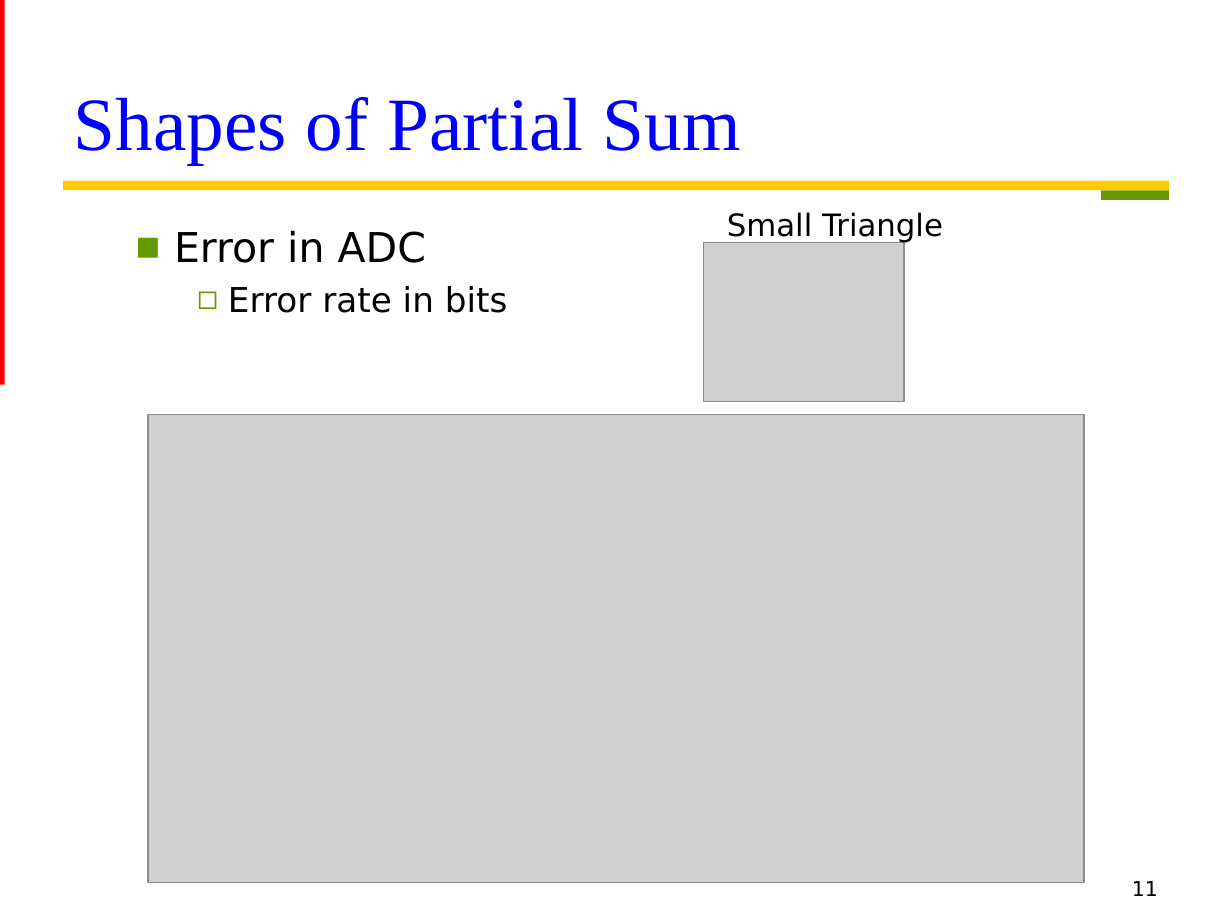
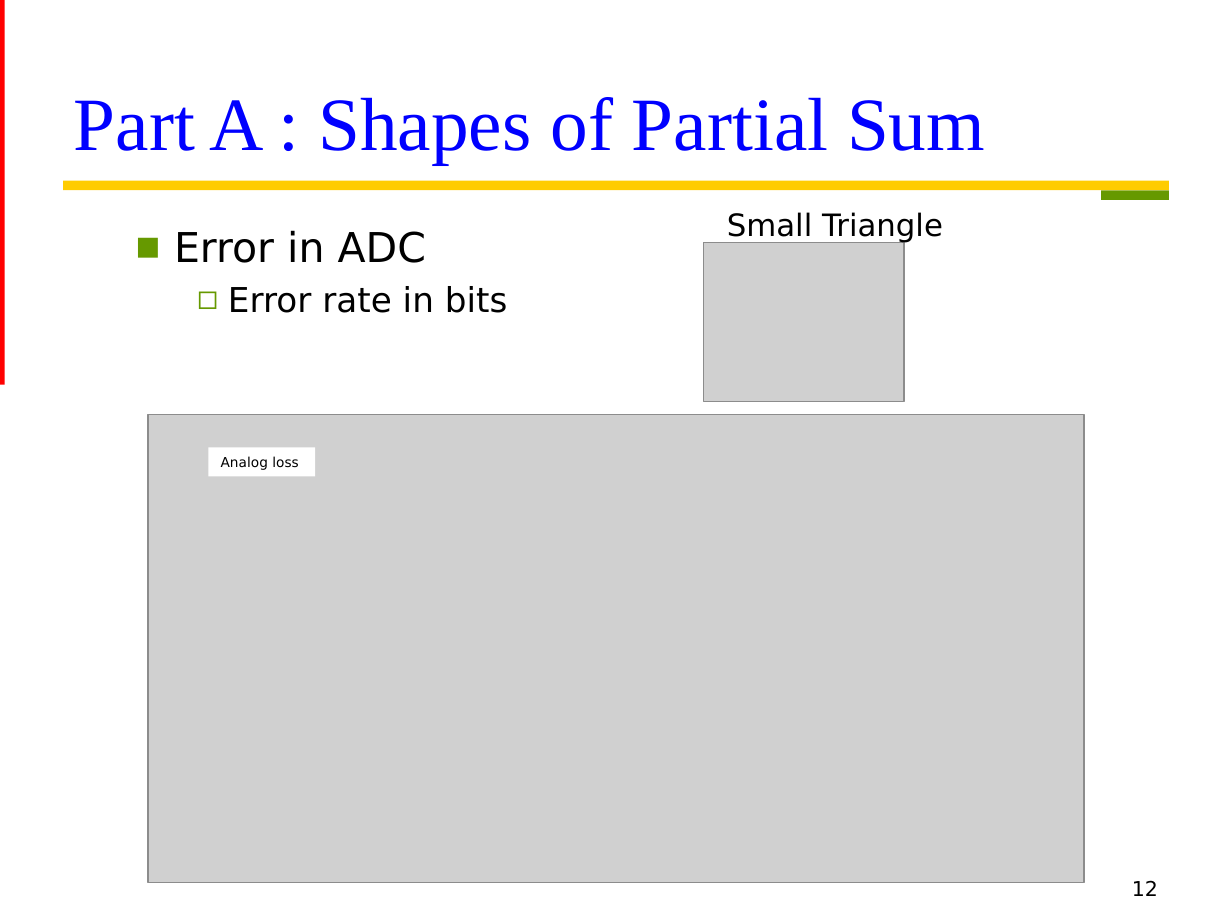
Before and after one commit to Oniontow/TTLiu_Project, a slide deck: slide 12 of bitrotation/ppt.pptx (slide 11 before the commit). Drawn at 1232x924 pixels with LibreOffice and Linux fonts; fonts in the diff are those of the drawing; grey boxes stand for pictures. Boxes give left, top, right and bottom in pixels: in the first picture for what was removed or moved away, otherwise in the second. Text is boxed around its words. In the diff, an @@ line names an element or a change of style, - is before the commit and + after.

```diff
--- a/bitrotation/ppt.pptx
+++ b/bitrotation/ppt.pptx
@@ title at (74, 97, 985, 164): text changed @@
-Shapes of Partial Sum
+Part A : Shapes of Partial Sum
@@ rectangle added at (208, 447, 315, 477), fill #FFFFFF, 8 pt, text #000000 @@
+Analog loss
@@ page number at (1132, 880, 1158, 896): text changed @@
-11
+12
```
Also in this commit, not shown: 10 other slides changed, 5 slides added.
